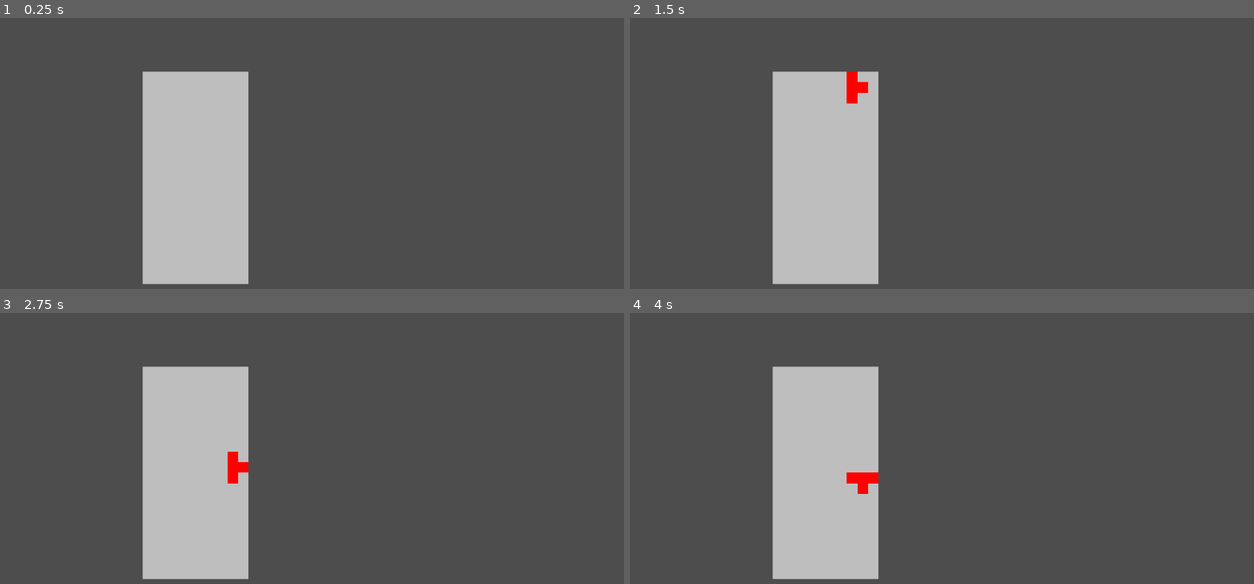
Above: before the commit, frames 1-4 (two rows, left to right).
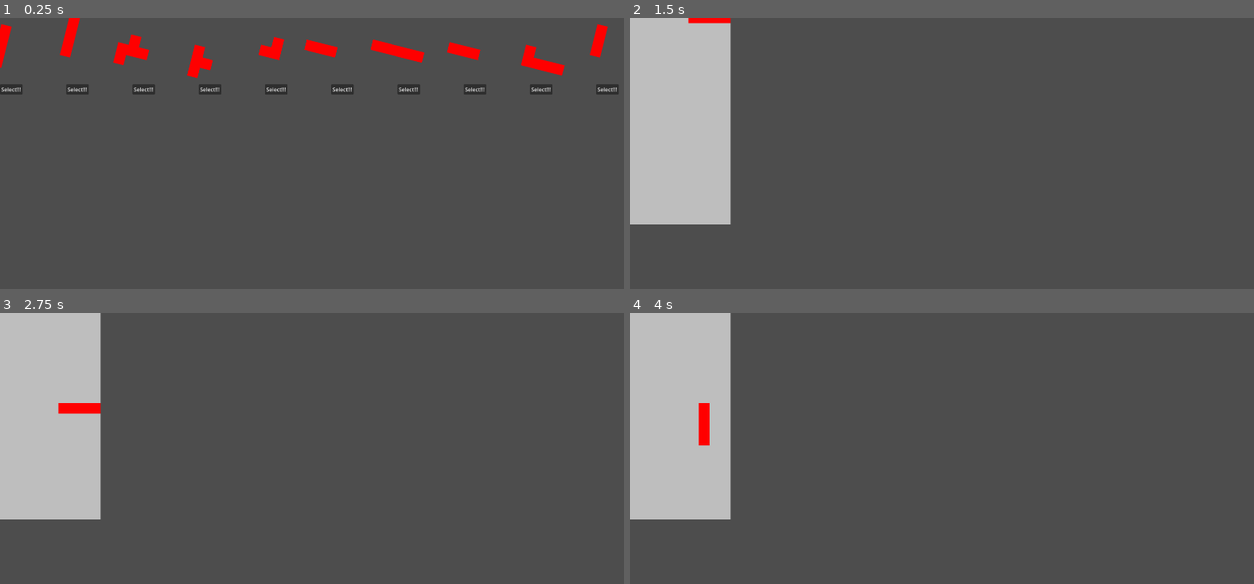
Above: after the commit, the same moments.

Repository: AsgerHB/create-jam-spring-2025
Game: Godot game, scene res://Scenes/RunDuplicate.tscn
Two runs of this game, one before a commit and one after it. Both use one fixed random seed, a clock stepped at 60 frames per second and the inputs below. Before the commit the project starts from res://Scenes/Run.tscn.
Inputs (mouse positions are in pixels of both pictures, inside the frame that each line leads up to):
- Up to frame 1 (0.25 s): no input
- Up to frame 2 (1.5 s): click (642, 88) at 0.5 s, where only the run after the commit has a clickable "Select!!!"; tap Enter at 1.25 s; hold Right (ui_right) from 1.28 s (still down)
- Up to frame 3 (2.75 s): release Right (ui_right) at 2.03 s; hold Down (ui_down) from 2.03 s (still down)
- Up to frame 4 (4 s): release Down (ui_down) at 2.78 s; hold Right (ui_right) 2.78-3.53 s; hold Up (ui_up) from 3.53 s (still down)

The runs differ from the first frame. In frame 1, 17% of the frame differs, in the area x 0-100%, y 0-99%; in frame 2, 26%, in the area x 0-40%, y 0-99%; in frame 3, 26%; in frame 4, 26%.

Commit message:
added selector, buttons, scene cycling layout, RunDuplicate scene for testing purposes

Diff:
--- /dev/null
+++ b/Prefabs/SelectorButton.tscn
@@ -0,0 +1,11 @@
+[gd_scene load_steps=2 format=3 uid="uid://divvrw2rjvrc2"]
+
+[ext_resource type="Script" uid="uid://c6ost157qn27d" path="res://Scripts/selector_button.gd" id="1_bk6sj"]
+
+[node name="SelectorButton" type="Button"]
+button_mask = 7
+text = "Select!!!"
+script = ExtResource("1_bk6sj")
+
+[connection signal="button_down" from="." to="." method="_on_button_down"]
+[connection signal="pressed" from="." to="." method="_on_pressed"]
--- a/Scenes/Main Menu.tscn
+++ b/Scenes/Main Menu.tscn
@@ -1,8 +1,7 @@
-[gd_scene load_steps=5 format=3 uid="uid://cx20x3knm431p"]
+[gd_scene load_steps=4 format=3 uid="uid://cx20x3knm431p"]
 
 [ext_resource type="Texture2D" uid="uid://bb72uply2u8hi" path="res://Sprites/Black.png" id="1_hcxxy"]
 [ext_resource type="Theme" uid="uid://0guyg45mewl2" path="res://Theming/retro.tres" id="1_totuj"]
-[ext_resource type="Script" uid="uid://vt4epfuxfljr" path="res://Scripts/MainMenu.gd" id="3_ur25d"]
 [ext_resource type="Script" uid="uid://d3hhgq3jyhwgk" path="res://Scripts/ListenerExample.gd" id="4_eotax"]
 
 [node name="Menu" type="Node2D"]
@@ -22,7 +21,6 @@
 text = "tetrogue"
 
 [node name="Interactive" type="Node2D" parent="."]
-script = ExtResource("3_ur25d")
 
 [node name="PlayButton" type="Button" parent="Interactive"]
 offset_left = 607.0
--- a/Scenes/Run.tscn
+++ b/Scenes/Run.tscn
@@ -1,9 +1,12 @@
-[gd_scene load_steps=3 format=3 uid="uid://c551lhgp2fs81"]
+[gd_scene load_steps=4 format=3 uid="uid://ds3imwx25qavg"]
 
-[ext_resource type="Script" uid="uid://cpr0xjiihm1b7" path="res://Scripts/RunState.gd" id="1_ropog"]
-[ext_resource type="PackedScene" uid="uid://ctihikfxioa4t" path="res://Scenes/Game.tscn" id="2_wyxvx"]
+[ext_resource type="Script" path="res://Scripts/RunState.gd" id="1_ropog"]
+[ext_resource type="PackedScene" uid="uid://l23xvq2t2mfl" path="res://Scenes/Game.tscn" id="2_wyxvx"]
+[ext_resource type="PackedScene" uid="uid://bmlcob562vhmb" path="res://Scenes/Selector.tscn" id="3_38uoo"]
 
 [node name="Run" type="Node2D"]
 script = ExtResource("1_ropog")
 
 [node name="Game" parent="." instance=ExtResource("2_wyxvx")]
+
+[node name="Selector" parent="." instance=ExtResource("3_38uoo")]
--- /dev/null
+++ b/Scenes/RunDuplicate.tscn
@@ -0,0 +1,9 @@
+[gd_scene load_steps=3 format=3 uid="uid://ca1q7vb0kmbif"]
+
+[ext_resource type="Script" path="res://Scripts/RunState.gd" id="1_8fubq"]
+[ext_resource type="PackedScene" uid="uid://bmlcob562vhmb" path="res://Scenes/Selector.tscn" id="3_hjjmg"]
+
+[node name="Run" type="Node2D"]
+script = ExtResource("1_8fubq")
+
+[node name="Selector" parent="." instance=ExtResource("3_hjjmg")]
--- /dev/null
+++ b/Scenes/Selector.tscn
@@ -0,0 +1,6 @@
+[gd_scene load_steps=2 format=3 uid="uid://bmlcob562vhmb"]
+
+[ext_resource type="Script" uid="uid://b8gaikrmlclxy" path="res://Scripts/selector.gd" id="1_k2e2o"]
+
+[node name="Selector" type="Node2D"]
+script = ExtResource("1_k2e2o")
--- /dev/null
+++ b/Scripts/container.gd
@@ -0,0 +1,3 @@
+extends Container
+
+var tetrimino_display
--- /dev/null
+++ b/Scripts/selector.gd
@@ -0,0 +1,50 @@
+extends Node2D
+class_name Selector
+
+@onready var run_state:RunState = $"/root/Run"
+
+const tetriminos_prefab: PackedScene = preload("res://Prefabs/Tetriminos.tscn")
+const button_prefab: PackedScene = preload("res://Prefabs/SelectorButton.tscn")
+
+var generator
+var tetriminos = []
+var spawnedminos = []
+var time = 0
+
+var minos_to_spawn = 10
+
+var button_y_offset = 100
+var grid_spacing = 200
+
+func _ready():
+	print(self.get_path())
+	generator = TetriminoGenerator.new()
+	#Make some minos
+	for i in minos_to_spawn:
+		tetriminos.append(generator.generate_tetrimino(randi() % 3 + 3))
+
+	#Spawn them all
+	for i in minos_to_spawn:
+		var prefab = tetriminos_prefab.instantiate()
+		var prefabButton: Button = button_prefab.instantiate()
+		add_child(prefab)
+		add_child(prefabButton)
+
+		var current_mino = tetriminos.pop_back()
+
+		prefab.setup(current_mino)
+		prefabButton.setup(current_mino)
+		prefab.position = Vector2(grid_spacing * i,100)
+		prefabButton.position = Vector2(grid_spacing * i,100 + button_y_offset)
+
+		#For spinning game objects
+		spawnedminos.push_back(prefab)
+
+#Spinner, this is gonna perform badly, gamejam yay
+func _process(delta):
+	time += delta
+	for item in spawnedminos:
+		item.rotation = sin(time)
+
+func buttonFunc():
+	print("sanity sweet sanity")
--- /dev/null
+++ b/Scripts/selector_button.gd
@@ -0,0 +1,29 @@
+extends Button
+
+var tetramino
+
+@onready var run_state:RunState = $"/root/Run"
+const game_prefab: PackedScene = preload("res://Prefabs/tetris_game.tscn")
+
+func setup(value):
+	tetramino = value
+	button_down.connect(_on_button_down)
+
+func _on_button_down():
+	var root = get_tree().get_root()
+	#Add reward to stash
+	run_state.stash.push_back(tetramino)
+
+	#Pass to game by call_defer deleting entire selector node and all children
+	#Make game prefab and add to root node as child
+	#Requires this structure constantly
+	#root
+	# Game
+	# Selector
+	#Where only one of them exists at any given time.
+	#Game creates selector, selector creates game, the cycle of life and death continues
+	var selector = get_node("/root/Run/Selector")
+	var game = game_prefab.instantiate()
+	root.add_child(game)
+	selector.call_deferred("queue_free")
+	#root.remove_child(selector)
--- a/project.godot
+++ b/project.godot
@@ -11,7 +11,7 @@
 [application]
 
 config/name="Create Jam Spring 2025"
-run/main_scene="uid://c551lhgp2fs81"
+run/main_scene="uid://ca1q7vb0kmbif"
 config/features=PackedStringArray("4.4", "Forward Plus")
 config/icon="res://icon.svg"
 
Not shown: 1 places in Prefabs/tetris_game.tscn that only renumber resources
Not shown: 1 places in Scenes/Game.tscn that only renumber resources
Not shown, added: Scripts/container.gd.uid
Not shown, added: Scripts/selector.gd.uid
Not shown, added: Scripts/selector_button.gd.uid
